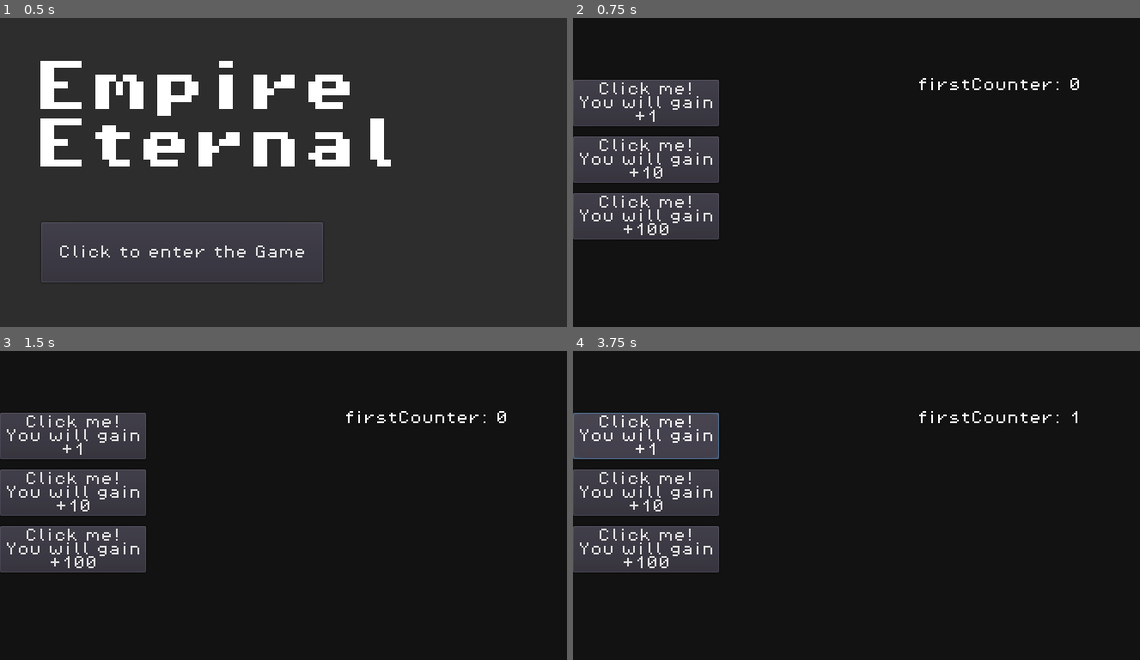
Above: before the commit, frames 1-4 (two rows, left to right).
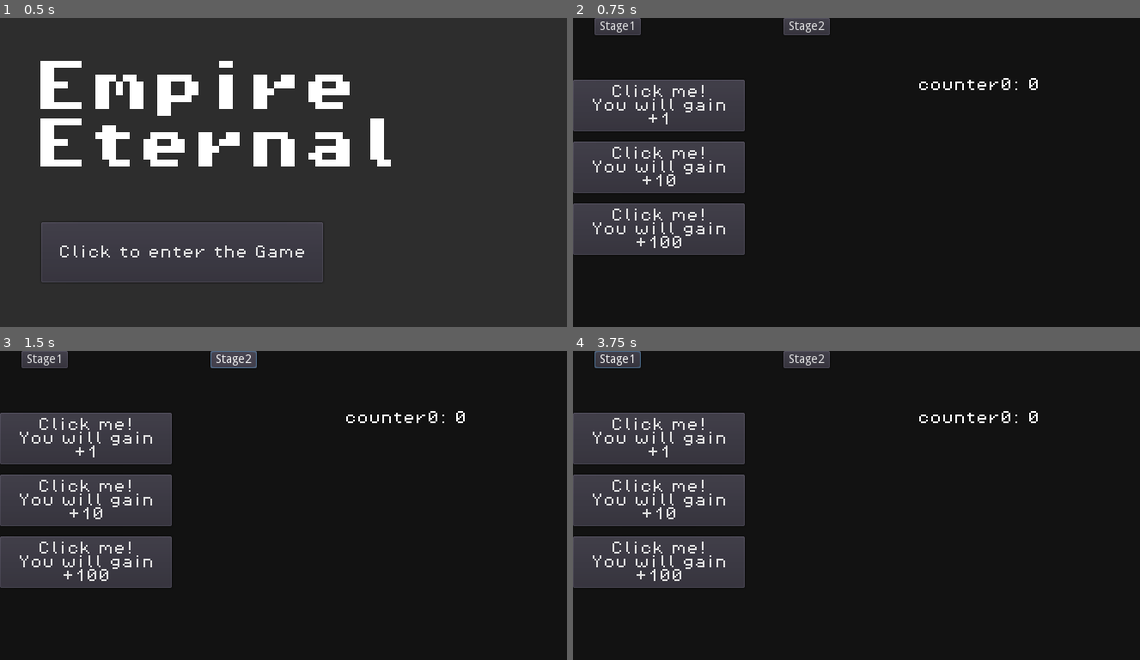
Above: after the commit, the same moments.

Repository: SmyleSamm/Empire-Eternal
Game: Godot game, scene res://scenes/worlds/gameMenu.tscn
Two runs of this game, one before a commit and one after it. Both use one fixed random seed, a clock stepped at 60 frames per second and the inputs below.
Inputs (mouse positions are in pixels of both pictures, inside the frame that each line leads up to):
- Up to frame 1 (0.5 s): no input
- Up to frame 2 (0.75 s): click "Click to enter the Game" at 0.5 s
- Up to frame 3 (1.5 s): click (232, 360) at 1.25 s, where only the run after the commit has a clickable "Stage2"
- Up to frame 4 (3.75 s): click (618, 360) at 2 s, where only the run after the commit has a clickable "Stage1"; click (618, 360) at 2.75 s, where only the run after the commit has a clickable "Stage1"; click "Click me! You will gain +1" at 3.5 s

Frame 1 is identical in both runs. In frame 2, 9.3% of the frame differs, in the area x 0-90%, y 0-77%; in frame 3, 9.3%; in frame 4, 9.5%, in the area x 0-89%, y 0-77%.
Error after the commit: Invalid get index 'counter' (on base: 'Nil'). (res://changeVariable.gd:24)

Commit message:
trying to make a nice switching scenes module

Diff:
--- /dev/null
+++ b/Control.gd
@@ -0,0 +1,26 @@
+extends Control
+
+export (Array, NodePath) var scenes
+var stages:Array
+var buttons:Array
+const buttonPath: String = "res://changeVariable.tscn"
+
+func _ready():
+	for i in range(len(scenes)):
+		stages.append(get_node(scenes[i]))
+	print(stages)
+	createButtons()
+
+func createButtons() -> void:
+	for i in range(len(stages)):
+		var button_scene = preload(buttonPath)
+		var button = button_scene.instance()
+		button.rect_position = Vector2(25+220*i, 0)
+		button.text = "Stage"+str(i+1)
+		button.boolValue = false
+		button.variableName = "counter"+str(i)
+		buttons.append(button)
+		add_child(button)
+	print(buttons)
+	for i in buttons:
+		print(i.rect_position)
--- /dev/null
+++ b/Control.tscn
@@ -0,0 +1,8 @@
+[gd_scene load_steps=2 format=2]
+
+[ext_resource path="res://Control.gd" type="Script" id=2]
+
+[node name="Control" type="Control"]
+margin_right = 660.0
+margin_bottom = 360.0
+script = ExtResource( 2 )
--- /dev/null
+++ b/changeVariable.gd
@@ -0,0 +1,39 @@
+extends Button
+
+export var intValue: int
+export var boolValue: bool
+export var variableName: String
+var player: Node
+const playerName = "player"
+var playerStages
+
+func getPlayer() -> Node:
+	var currentScene = get_tree().current_scene
+	var children = currentScene.get_children()
+	for n in children:
+		if n.name == playerName:
+			return n
+	printerr("The player node was unable to be located!")
+	print("I am ",name)
+	print("Check if the node is named", playerName, "or is not in another Node")
+	print("e.g. SceneNode -> someNode, someNode, player, someNode")
+	return null
+
+func _ready() -> void:
+	player = getPlayer()
+	playerStages = player.counter
+
+func _on_changeVariable_pressed():
+	if not variableName in playerStages:
+		printerr(variableName," does not exist in Playerstages!")
+		print(playerStages)
+		return
+	for i in playerStages:
+		if i == variableName:
+			pass
+
+func getCurrentValue():
+	if intValue:
+		return intValue
+	else:
+		return boolValue
--- /dev/null
+++ b/changeVariable.tscn
@@ -0,0 +1,10 @@
+[gd_scene load_steps=2 format=2]
+
+[ext_resource path="res://changeVariable.gd" type="Script" id=1]
+
+[node name="changeVariable" type="Button"]
+margin_right = 12.0
+margin_bottom = 20.0
+script = ExtResource( 1 )
+
+[connection signal="pressed" from="." to="." method="_on_changeVariable_pressed"]
--- a/scenes/uiElements/buttons/clickerForCounter.tscn
+++ b/scenes/uiElements/buttons/clickerForCounter.tscn
@@ -6,6 +6,7 @@
 [node name="clickerForCounter" type="Button"]
 margin_right = 12.0
 margin_bottom = 20.0
+rect_min_size = Vector2( 200, 60 )
 custom_fonts/font = ExtResource( 2 )
 text = "Click me!
 You will gain
--- a/scenes/uiElements/buttons/switchScenesWithButtonPress.tscn
+++ b/scenes/uiElements/buttons/switchScenesWithButtonPress.tscn
@@ -5,6 +5,7 @@
 [node name="switchScenesWithButtonPress" type="Button"]
 margin_right = 12.0
 margin_bottom = 20.0
+rect_min_size = Vector2( 200, 60 )
 script = ExtResource( 1 )
 
 [connection signal="pressed" from="." to="." method="_on_switchScenesWithButtonPress_pressed"]
--- a/scenes/worlds/game.tscn
+++ b/scenes/worlds/game.tscn
@@ -1,14 +1,16 @@
-[gd_scene load_steps=6 format=2]
+[gd_scene load_steps=7 format=2]
 
 [ext_resource path="res://scenes/uiElements/buttons/clickerForCounter.tscn" type="PackedScene" id=1]
 [ext_resource path="res://scenes/gameObjects/player.tscn" type="PackedScene" id=2]
 [ext_resource path="res://assets/fonts/presets/gameMenu.tres" type="DynamicFont" id=3]
 [ext_resource path="res://scenes/uiElements/CounterDisplay.gd" type="Script" id=4]
 [ext_resource path="res://scenes/uiElements/gameUIStagesPreset.tscn" type="PackedScene" id=5]
+[ext_resource path="res://Control.tscn" type="PackedScene" id=6]
 
 [node name="gameStage1" type="Node2D"]
 
 [node name="Background" type="ColorRect" parent="."]
+visible = false
 anchor_right = 1.0
 anchor_bottom = 1.0
 
@@ -17,23 +19,23 @@
 [node name="stage1" parent="UIElements" instance=ExtResource( 5 )]
 
 [node name="clickerForCounter" parent="UIElements/stage1/Buttons" index="0" instance=ExtResource( 1 )]
-margin_right = 170.0
-margin_bottom = 54.0
-counter = "firstCounter"
+margin_right = 200.0
+margin_bottom = 60.0
+counter = "counter0"
 value = 1
 
 [node name="clickerForCounter2" parent="UIElements/stage1/Buttons" index="1" instance=ExtResource( 1 )]
-margin_top = 66.0
-margin_right = 170.0
-margin_bottom = 120.0
-counter = "firstCounter"
+margin_top = 72.0
+margin_right = 200.0
+margin_bottom = 132.0
+counter = "counter0"
 value = 10
 
 [node name="clickerForCounter3" parent="UIElements/stage1/Buttons" index="2" instance=ExtResource( 1 )]
-margin_top = 132.0
-margin_right = 170.0
-margin_bottom = 186.0
-counter = "firstCounter"
+margin_top = 144.0
+margin_right = 200.0
+margin_bottom = 204.0
+counter = "counter0"
 value = 100
 
 [node name="firstCounterValue" type="Label" parent="UIElements"]
@@ -45,7 +47,10 @@
 text = "Some text to display
 current counter"
 script = ExtResource( 4 )
-counter = "firstCounter"
+counter = "counter0"
+
+[node name="Control" parent="UIElements" instance=ExtResource( 6 )]
+scenes = [ NodePath("../stage1"), NodePath("../firstCounterValue") ]
 
 [node name="player" parent="." instance=ExtResource( 2 )]
 
--- a/scripts/player.gd
+++ b/scripts/player.gd
@@ -2,10 +2,9 @@
 class_name Player
 
 var counter: Dictionary = {
-	"firstCounter": 0,
-	"secondCounter": 0
+	"counter0": 0,
+	"counter1": 0
 }
-
 func addCount(key: String, value: int) -> void:
 	if not key in counter:
 		printerr(key," is not a valid counter!")
